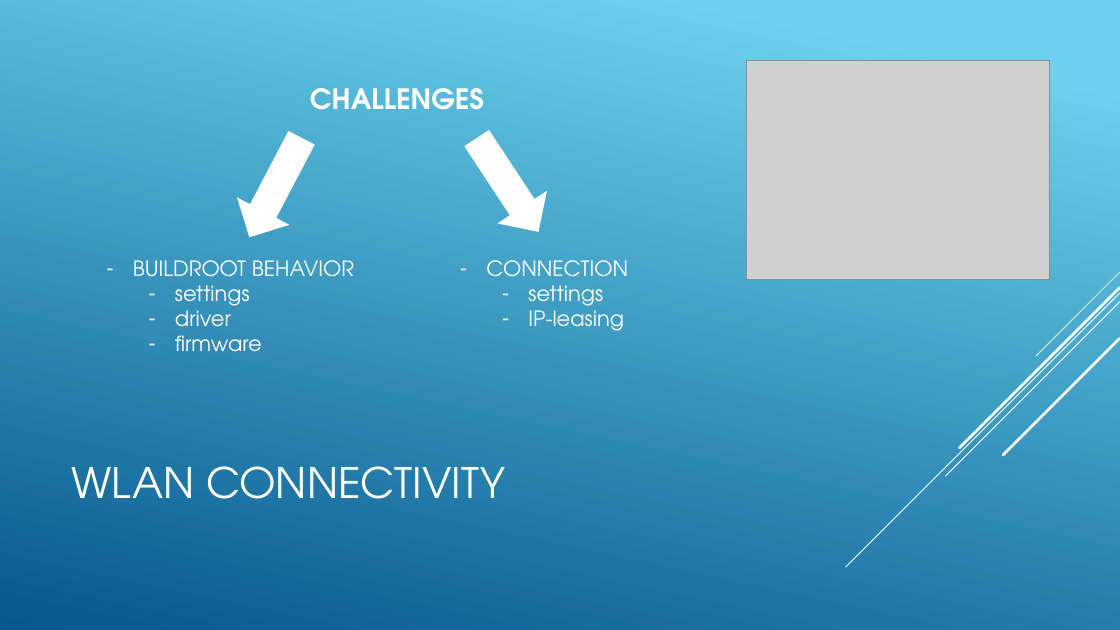
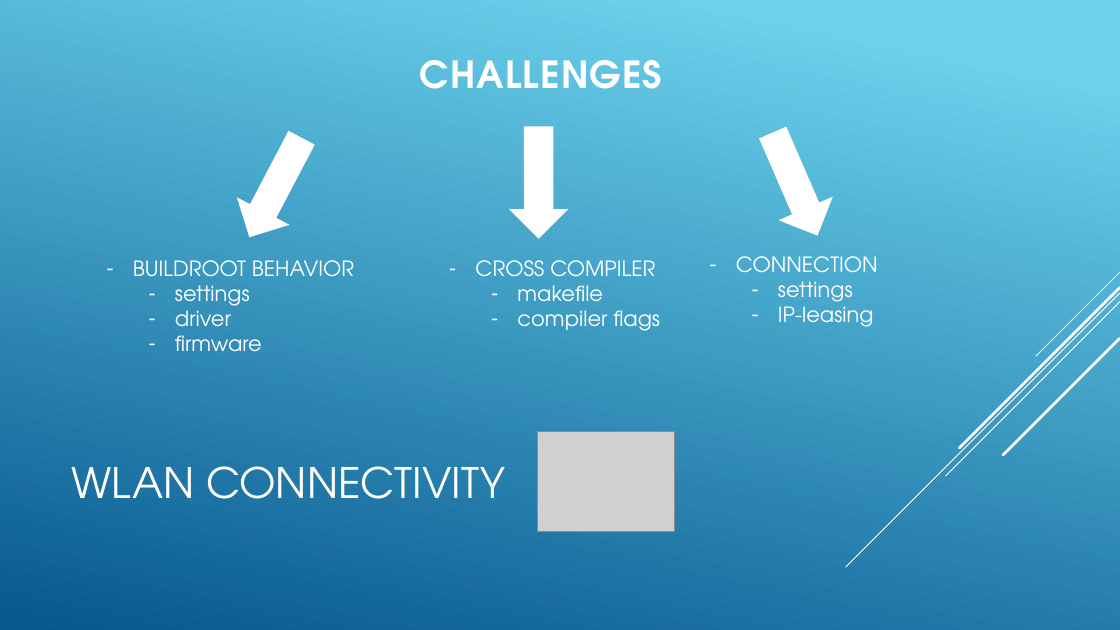
Before and after one commit to XCopter-HSU/XCopter, a slide deck: slide 1 of presentation/linux_wlan.pptx. Drawn at 1120x630 pixels with LibreOffice and Linux fonts; fonts in the diff are those of the drawing; grey boxes stand for pictures. Boxes give left, top, right and bottom in pixels: in the first picture for what was removed or moved away, otherwise in the second. Text is boxed around its words. In the diff, an @@ line names an element or a change of style, - is before the commit and + after.

```diff
--- a/presentation/linux_wlan.pptx
+++ b/presentation/linux_wlan.pptx
@@ text "CHALLENGES": place and size @@
-text "CHALLENGES" at (310,88,484,110)
+text "CHALLENGES" at (420,60,663,89)
@@ text "CHALLENGES" at (420,60,663,89): size 24 to 32 pt, letter spacing 0 to 1 pt @@
@@ picture removed at (746,60,1049,279) @@
@@ down arrow at (509,126,569,239): rotation 326 to 0 degrees @@
@@ down arrow added at (745,120,845,248), fill #FFFFFF @@
@@ text added at (475,260,660,331), 18 pt, text #FFFFFF @@
+– CROSS COMPILER
+  – makefile
+  – compiler flags
@@ text "CONNECTION": place and size @@
-text "CONNECTION" at (486,260,628,331)
+text "CONNECTION" at (736,256,878,327)
@@ picture added at (537,432,675,531) @@
```
Also in this commit, not shown: 1 other slide changed.
